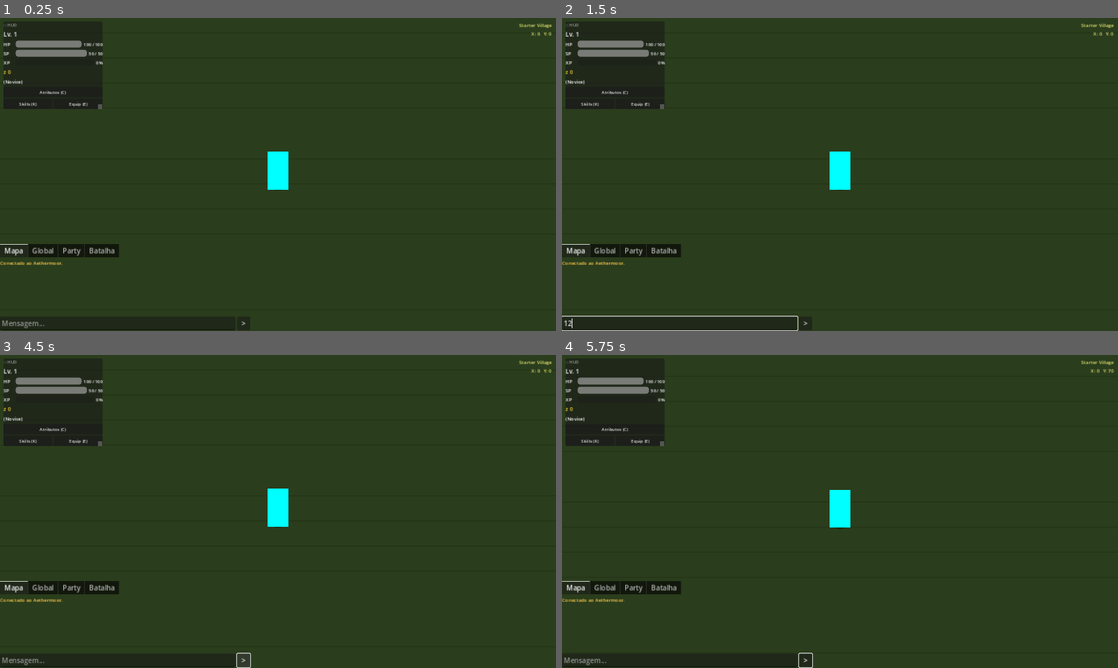
Above: before the commit, frames 1-4 (two rows, left to right).
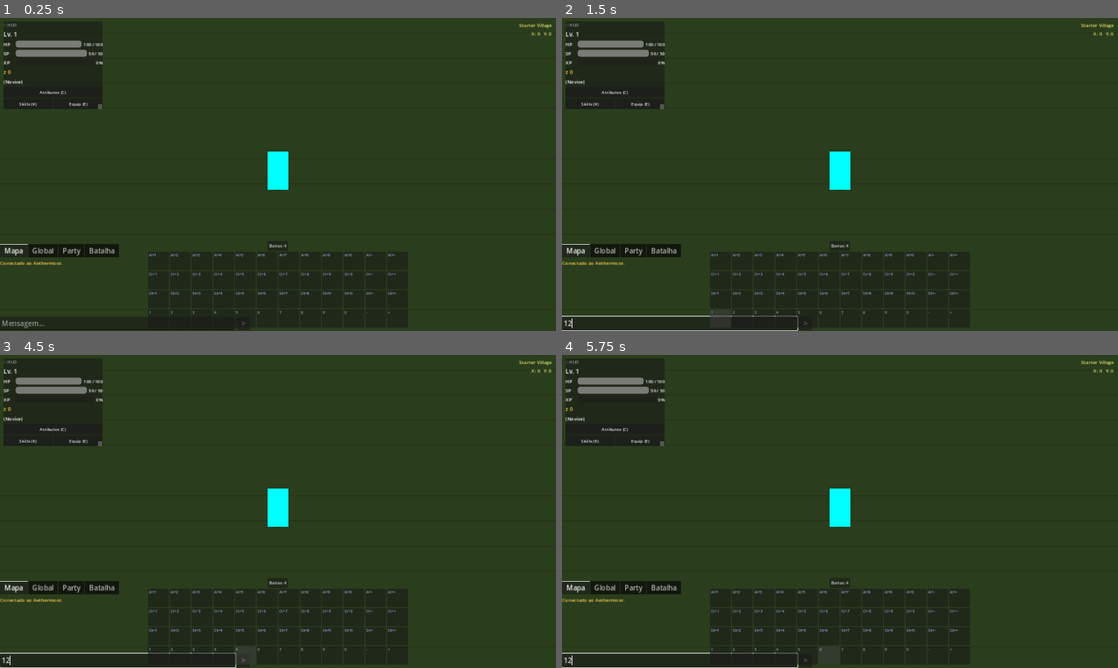
Above: after the commit, the same moments.

Repository: renash2me/Game-1.0
Game: Godot game, scene res://scenes/game_world.tscn
Two runs of this game, one before a commit and one after it. Both use one fixed random seed, a clock stepped at 60 frames per second and the inputs below. This scene is started directly instead of the project's main scene.
Inputs (mouse positions are in pixels of both pictures, inside the frame that each line leads up to):
- Up to frame 1 (0.25 s): no input
- Up to frame 2 (1.5 s): click (678, 324) at 0.52 s; type "12" at 0.6 s; click (723, 318) at 1.25 s, where only the run after the commit has a clickable "1"
- Up to frame 3 (4.5 s): click (177, 655) at 2 s, where only the run after the commit has a clickable "2"; click (200, 655) at 2.75 s, where only the run after the commit has a clickable "3"; click (222, 655) at 3.5 s, where only the run after the commit has a clickable "4"; click (244, 655) at 4.25 s, where only the run after the commit has a clickable "5"
- Up to frame 4 (5.75 s): click (828, 655) at 5 s, where only the run after the commit has a clickable "6"

The runs differ from the first frame. In frame 1, 0.4% of the frame differs, in the area x 26-72%, y 72-99%; in frame 2, 0.5%; in frame 3, 0.8%; in frame 4, 1.0%, in the area x 0-100%, y 4-100%.

Commit message:
fix: detalhe do item em janela flutuante + posiciona a barra de ação
- Detalhe do item volta a ser a JANELA FLUTUANTE (botão direito), não o painel
  dentro do inventário. O botão "Largar 1 no chão" foi pra essa janela (sinal
  drop_requested). Esquerdo simples = nada; duplo = usar/equipar.
- Barra de ação: posicionamento explícito embaixo-centro (reposiciona em resize
  e ao mudar o nº de barras) em vez de depender de âncora de container, que
  provavelmente a deixava invisível. Instanciação movida pro fim do _ready
  (não quebra o resto se algo falhar).

Co-Authored-By: Claude Opus 4.8 <noreply@anthropic.com>
Claude-Session: https://claude.ai/code/session_01KzEqHDrWbGyHQtNhqA5Y96

Diff:
--- a/client/scripts/ui/game_world.gd
+++ b/client/scripts/ui/game_world.gd
@@ -78,7 +78,6 @@
 
 	_build_death_ui()
 	_build_menu_ui()
-	_hud.add_child(load("res://scripts/ui/hotbar.gd").new())   # barra de ação
 
 	WsClient.message_received.connect(_on_ws_message)
 	WsClient.ws_disconnected.connect(_on_ws_disconnected)
@@ -87,6 +86,8 @@
 	# chega antes desta cena carregar e se perde — sem isto, mobs só aparecem
 	# quando algo os reenvia, ex.: respawn pelo admin).
 	WsClient.send({"type": "REQUEST_MAP_STATE", "payload": {}})
+
+	_hud.add_child(load("res://scripts/ui/hotbar.gd").new())   # barra de ação (por último)
 
 func _setup_camera() -> void:
 	_camera.projection = Camera3D.PROJECTION_ORTHOGONAL
--- a/client/scripts/ui/hotbar.gd
+++ b/client/scripts/ui/hotbar.gd
@@ -6,11 +6,11 @@
 ## ativas + Limpar). Botão esquerdo ou o atalho dispara o slot.
 ## Persistência: user://hotbar_<char_id>.cfg (local, por personagem).
 
-const BARS := 4
-const SLOTS := 12
-const PHYS_KEYS := [KEY_1, KEY_2, KEY_3, KEY_4, KEY_5, KEY_6, KEY_7, KEY_8, KEY_9, KEY_0, KEY_MINUS, KEY_EQUAL]
-const KEY_LABELS := ["1", "2", "3", "4", "5", "6", "7", "8", "9", "0", "-", "="]
-const MOD_PREFIX := ["", "⇧", "⌃", "⌥"]   # barra 0..3
+const BARS = 4
+const SLOTS = 12
+const PHYS_KEYS = [KEY_1, KEY_2, KEY_3, KEY_4, KEY_5, KEY_6, KEY_7, KEY_8, KEY_9, KEY_0, KEY_MINUS, KEY_EQUAL]
+const KEY_LABELS = ["1", "2", "3", "4", "5", "6", "7", "8", "9", "0", "-", "="]
+const MOD_PREFIX = ["", "Sh+", "Ct+", "Al+"]   # barra 0..3
 
 var _char_id    : String     = ""
 var _cfg_path   : String     = ""
@@ -19,6 +19,7 @@
 var _slot_btns  : Array      = []    # [bar][slot] -> Button
 var _bar_rows   : Array      = []    # bar -> HBoxContainer
 var _bar_btn    : Button     = null
+var _root_vb    : VBoxContainer = null
 
 var _item_catalog : Dictionary = {}  # item_id -> data (só consumíveis)
 var _skills       : Array      = []  # skills ativas do personagem
@@ -33,8 +34,16 @@
 	_load_config()
 	_refresh_all_slots()
 	_refresh_visible()
+	get_viewport().size_changed.connect(_reposition)
+	call_deferred("_reposition")
 	ApiClient.get_req("/api/items", _on_items_loaded)
 	ApiClient.get_req("/api/characters/%s/skills" % _char_id, _on_skills_loaded)
+
+func _reposition() -> void:
+	if _root_vb == null:
+		return
+	var vp := get_viewport_rect().size
+	_root_vb.position = Vector2((vp.x - _root_vb.size.x) * 0.5, vp.y - _root_vb.size.y - 8.0)
 
 # ── UI ──────────────────────────────────────────────────────────────────────
 
@@ -42,15 +51,12 @@
 	set_anchors_preset(Control.PRESET_FULL_RECT)
 	mouse_filter = Control.MOUSE_FILTER_IGNORE
 
-	var vb := VBoxContainer.new()
-	vb.set_anchors_preset(Control.PRESET_CENTER_BOTTOM)
-	vb.grow_horizontal = Control.GROW_DIRECTION_BOTH
-	vb.grow_vertical = Control.GROW_DIRECTION_BEGIN
-	vb.offset_bottom = -6.0
-	vb.alignment = BoxContainer.ALIGNMENT_CENTER
-	vb.add_theme_constant_override("separation", 2)
-	vb.mouse_filter = Control.MOUSE_FILTER_IGNORE
-	add_child(vb)
+	_root_vb = VBoxContainer.new()
+	_root_vb.alignment = BoxContainer.ALIGNMENT_CENTER
+	_root_vb.add_theme_constant_override("separation", 2)
+	_root_vb.mouse_filter = Control.MOUSE_FILTER_IGNORE
+	add_child(_root_vb)
+	var vb := _root_vb
 
 	var top := HBoxContainer.new()
 	top.alignment = BoxContainer.ALIGNMENT_CENTER
@@ -102,6 +108,7 @@
 	for b in range(BARS):
 		_bar_rows[b].visible = b < _visible_bars
 	_bar_btn.text = "Barras: %d" % _visible_bars
+	call_deferred("_reposition")
 
 func _refresh_all_slots() -> void:
 	for b in range(BARS):
--- a/client/scripts/ui/inventory_ui.gd
+++ b/client/scripts/ui/inventory_ui.gd
@@ -320,17 +320,26 @@
 		MOUSE_BUTTON_LEFT:
 			if event.double_click:
 				_do_use_or_equip(item, cat)
-			# clique simples no esquerdo NÃO abre detalhe (atrapalhava o duplo-clique)
+			# clique simples no esquerdo não faz nada (não atrapalha o duplo-clique)
 		MOUSE_BUTTON_RIGHT:
-			_select_item(item, cat)   # detalhe (com Largar) = botão direito
+			_show_item_tooltip(item, cat)   # detalhe = janela FLUTUANTE (não dentro do inventário)
 
 func _show_item_tooltip(item: Dictionary, cat: Dictionary) -> void:
 	if _tooltip == null or not is_instance_valid(_tooltip):
 		_tooltip = load("res://scripts/ui/item_tooltip.gd").new()
 		_tooltip.visible = false
 		add_child(_tooltip)
+		_tooltip.drop_requested.connect(_on_tooltip_drop)
 	var mouse := get_local_mouse_position()
 	_tooltip.show_item(item, cat, mouse + Vector2(16, 16))
+
+func _on_tooltip_drop(item: Dictionary) -> void:
+	var inv_id : String = str(item.get("id", ""))
+	if inv_id == "":
+		return
+	WsClient.send({"type": "DROP_ITEM", "payload": {"inventory_item_id": inv_id, "quantity": 1}})
+	await get_tree().create_timer(0.3).timeout
+	_load_inventory()
 
 # ── Detalhe ───────────────────────────────────────────────────────────────────
 
--- a/client/scripts/ui/item_tooltip.gd
+++ b/client/scripts/ui/item_tooltip.gd
@@ -1,8 +1,11 @@
 extends Control
 
-# Popup de detalhes de item (botão direito no inventário).
+# Popup flutuante de detalhes de item (botão direito no inventário).
 # Arrastável, fechável com X ou clicando fora.
 
+signal drop_requested(item: Dictionary)
+
+var _item        : Dictionary = {}
 var _panel       : PanelContainer
 var _title_lbl   : Label
 var _icon_panel  : PanelContainer
@@ -18,6 +21,7 @@
 # ── API pública ────────────────────────────────────────────────────────────────
 
 func show_item(item: Dictionary, cat: Dictionary, screen_pos: Vector2) -> void:
+	_item = item
 	var name_str : String = cat.get("name", item.get("item_id", "?"))
 	var refine   : int    = item.get("refinement", 0)
 	_title_lbl.text = name_str + (" +%d" % refine if refine > 0 else "")
@@ -105,6 +109,16 @@
 	_desc_lbl.modulate = Color(0.75, 0.85, 0.75)
 	_desc_lbl.autowrap_mode = TextServer.AUTOWRAP_WORD_SMART
 	vbox.add_child(_desc_lbl)
+
+	var drop_btn := Button.new()
+	drop_btn.text = "Largar 1 no chão"
+	drop_btn.modulate = Color(1.0, 0.8, 0.6)
+	drop_btn.pressed.connect(_on_drop_pressed)
+	vbox.add_child(drop_btn)
+
+func _on_drop_pressed() -> void:
+	drop_requested.emit(_item)
+	visible = false
 
 # ── Posicionamento ─────────────────────────────────────────────────────────────
 
